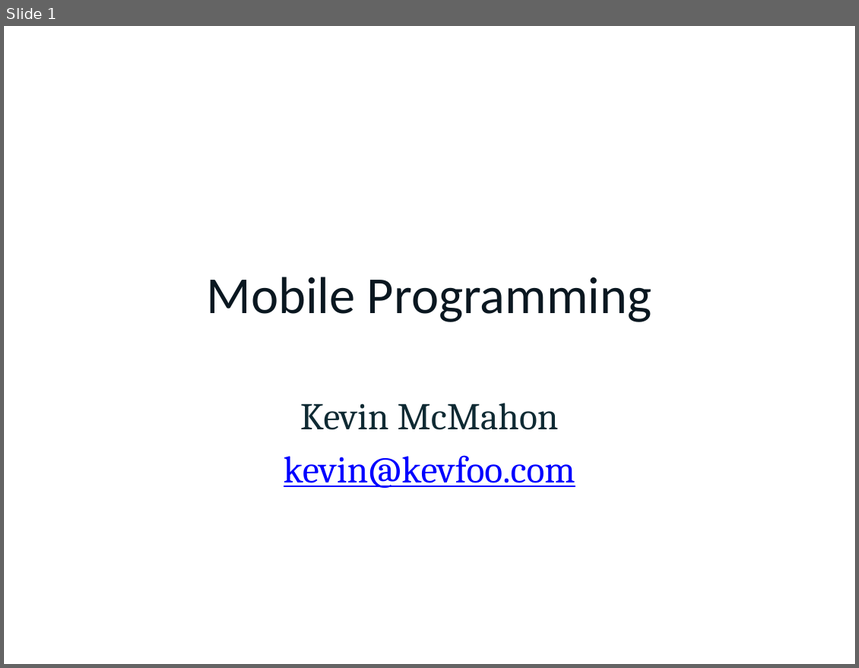
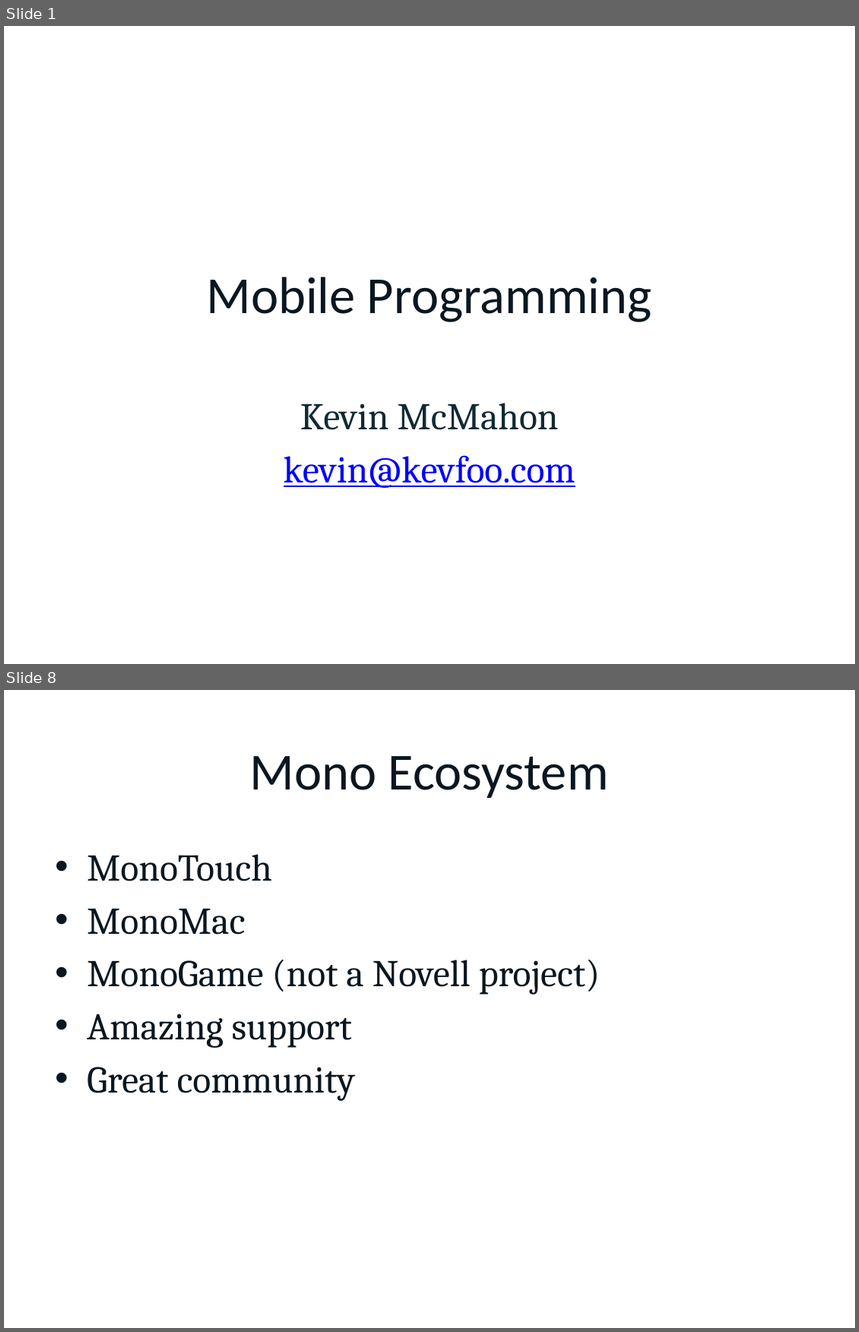
Before and after one commit to kevinmcmahon/MonoDroid101, a slide deck: slides/MonoDroidWCG.pptx. Shown one above the other, each under a label of ours: slide 1 before the commit, slides 1 and 8 after it; the slides between them are not shown. The pictures are 859x668 and 859x1332 pixels, drawn with LibreOffice and Linux fonts; fonts in the diff are those of the drawing; background and template pictures are left out. Boxes give left, top, right and bottom in pixels: in the first picture for what was removed or moved away, otherwise in the second. Text is boxed around its words. In the diff, an @@ line names an element or a change of style, - is before the commit and + after.

```diff
--- a/slides/MonoDroidWCG.pptx
+++ b/slides/MonoDroidWCG.pptx
@@ slide 8 added at (4, 690, 855, 1328), background picture (left out) @@
@@ title added at (250, 756, 609, 798), 44 pt, text #0A1720 @@
+Mono Ecosystem
@@ text added at (87, 854, 601, 1101), 32 pt, text #0A1720 @@
+• MonoTouch
+• MonoMac
+• MonoGame (not a Novell project)
+• Amazing support
+• Great community
```
Also in this commit, not shown: 10 other slides added, 1 slide removed, 27 other files.
